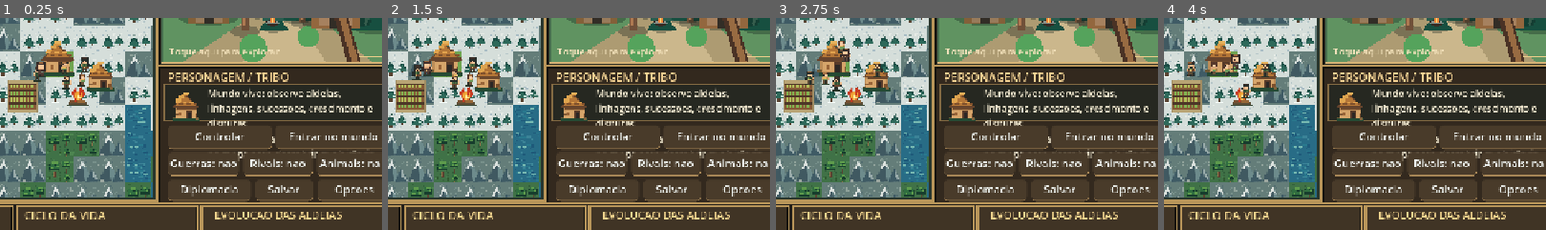
Above: before the commit, frames 1-4 (left to right).
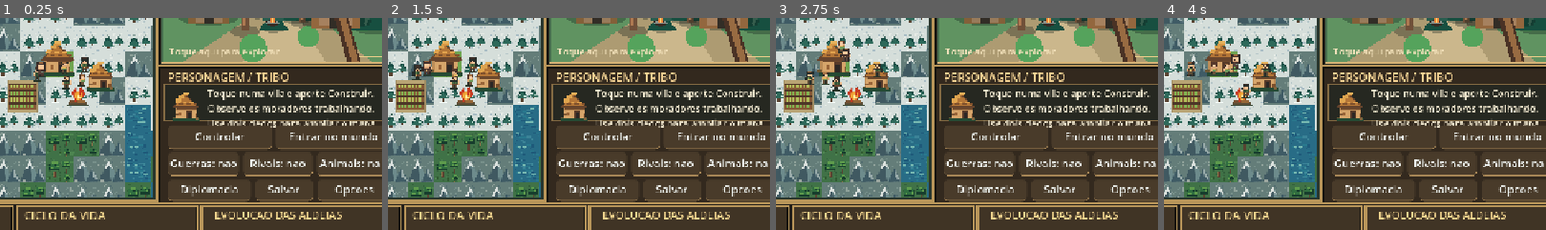
Above: after the commit, the same moments.

Repository: contateste123455667788994321-max/legados-das-eras
Game: Godot game, scene res://scenes/Main.tscn
Two runs of this game, one before a commit and one after it. Both use one fixed random seed, a clock stepped at 60 frames per second and the inputs below.
Inputs:
- Up to frame 1 (0.25 s): no input
- Up to frame 2 (1.5 s): click "Pausar" at 0.5 s; click "Retomar" at 1.25 s
- Up to frame 3 (2.75 s): click "1x" at 2 s
- Up to frame 4 (4 s): click "2x" at 2.75 s; click "4x" at 3.5 s
The pictures show only the part of the screen within x 47-97%, y 30-80%; the shares and areas given below are measured in that part.

The runs differ from the first frame. In frame 1, 2.8% of the frame differs, in the area x 54-98%, y 32-68%; in frame 2, 2.8%; in frame 3, 2.8%; in frame 4, 2.8%.

Commit message:
ui: show actual village buildings, player guidance and selected villager activity

Diff:
--- a/scripts/main.gd
+++ b/scripts/main.gd
@@ -261,9 +261,11 @@
 		var t: Dictionary = world.get_town(selected_town_id)
 		if not t.is_empty():
 			var ruler: Dictionary = world.get_person(int(t["leader"]))
-			info_label.text = "%s • Era %d\n%d habitantes | %s\nComida %d • Madeira %d" % [str(t["name"]), int(t["level"]), world.active_population(int(t["id"])), str(ruler.get("name", "Sem lider")), int(float(t["food"])), int(float(t["wood"]))]
+			var building: String = str(t.get("construction", {}).get("kind", ""))
+			var status: String = " | Obra" if not building.is_empty() else ""
+			info_label.text = "%s • Era %d • %d pessoas\n%d casas | %d fazendas%s\nComida %d | Madeira %d" % [str(t["name"]), int(t["level"]), world.active_population(int(t["id"])), int(t.get("houses", 2)), int(t.get("farms", 1)), status, int(float(t["food"])), int(float(t["wood"]))]
 			return
-	info_label.text = "Mundo vivo: observe aldeias, linhagens, sucessoes, crescimento e disputas.\nSelecione uma pessoa ou uma aldeia no mapa para descobrir sua historia."
+	info_label.text = "Toque numa vila e aperte Construir.\nObserve os moradores trabalhando.\nUse dois dedos para ampliar o mapa."
 
 func _season_name() -> String:
 	var index := int(world.day / 90.0) % 4
@@ -377,6 +379,11 @@
 		_draw_sprite(key, center, Vector2(30, 30) * zoom, true)
 		if int(p["id"]) == selected_person_id:
 			draw_arc(center, 14.0 * zoom, 0, TAU, 20, Color("#ffe890"), 2.0)
+			var task_name: String = str(p.get("task", "Observando"))
+			var tag: Rect2 = Rect2(center + Vector2(-55, -41) * zoom, Vector2(110, 18) * zoom)
+			if MAP_AREA.encloses(tag):
+				draw_rect(tag, Color("#201f16", 0.92), true)
+				draw_rect(tag, Color("#f7d890"), false, 1.0)
 		if int(p["id"]) == controlled_id:
 			draw_arc(center, 18.0 * zoom, 0, TAU, 20, Color("#6cffda"), 3.0)
 	for b in world.beasts:
